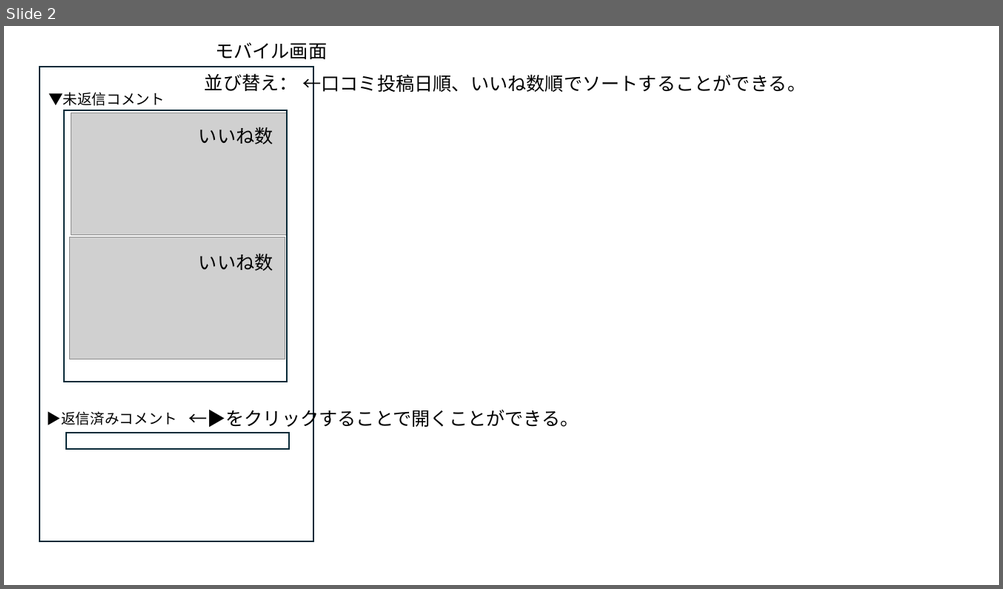
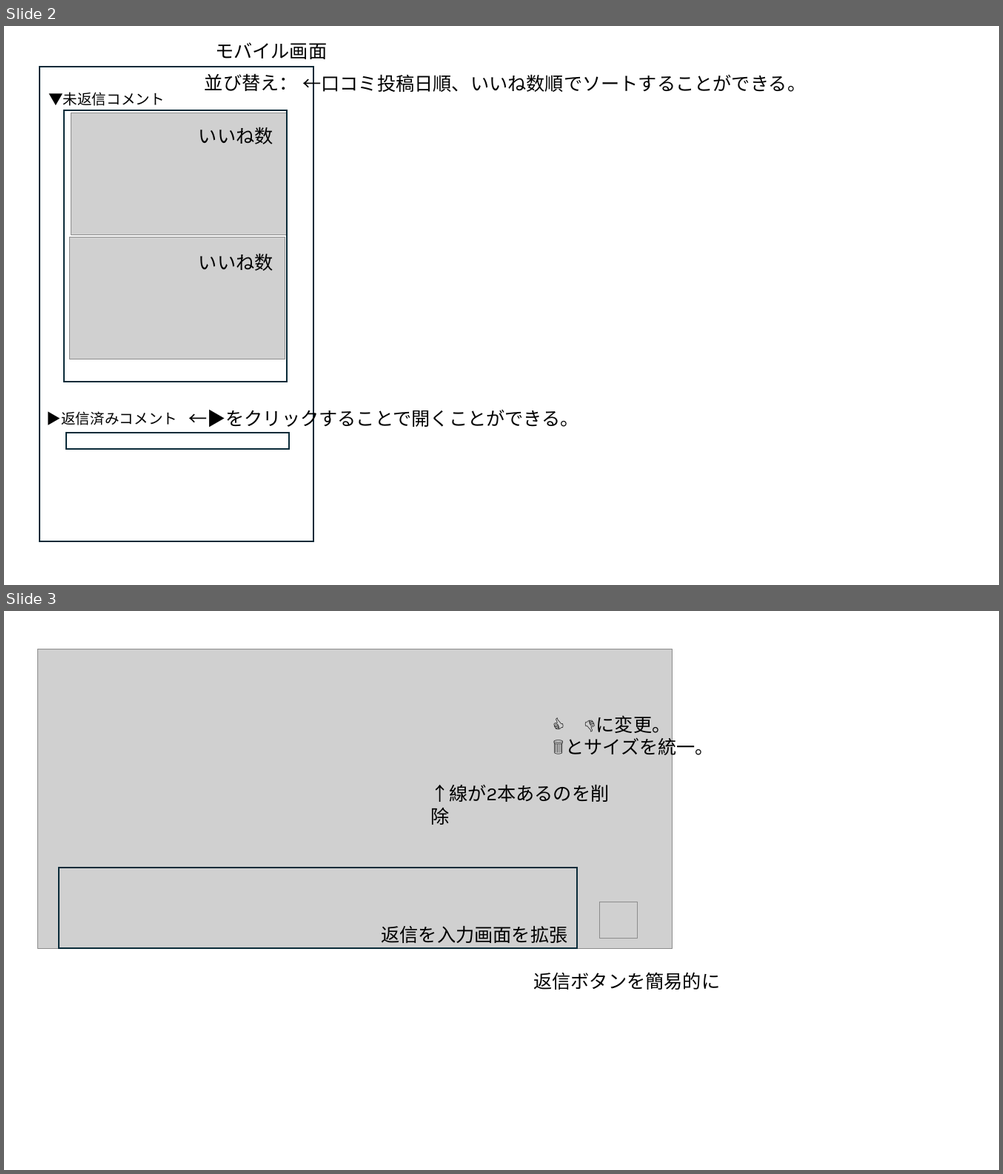
Before and after one commit to yuyuyupoke/ReplyAI, a slide deck: documens/ReplyAI画面ドラフト.pptx. Shown one above the other, each under a label of ours: slide 2 before the commit, slides 2 and 3 after it. The pictures are 1003x589 and 1003x1174 pixels, drawn with LibreOffice and Linux fonts; fonts in the diff are those of the drawing; grey boxes stand for pictures. Boxes give left, top, right and bottom in pixels: in the first picture for what was removed or moved away, otherwise in the second. Text is boxed around its words. In the diff, an @@ line names an element or a change of style, - is before the commit and + after.

```diff
--- a/documens/ReplyAI画面ドラフト.pptx
+++ b/documens/ReplyAI画面ドラフト.pptx
@@ slide 3 added at box(4, 611, 999, 1170), background #FFFFFF @@
@@ picture added at box(37, 649, 671, 948) @@
@@ text added at box(565, 715, 714, 759), 18 pt, text #000000 @@
+👍 👎に変更。
+🗑️とサイズを統一。
@@ text added at box(430, 784, 609, 802), 18 pt, text #000000 @@
+↑線が2本あるのを削除
@@ rectangle added at box(59, 869, 577, 949), outline #092A39 1.5 pt @@
@@ picture added at box(600, 902, 637, 939) @@
@@ text added at box(381, 926, 568, 943), 18 pt, text #000000 @@
+返信を入力画面を拡張
@@ text added at box(533, 972, 720, 990), 18 pt, text #000000 @@
+返信ボタンを簡易的に
```
Also in this commit, not shown: 2 other slides added, 1 slide removed, 10 other files.
